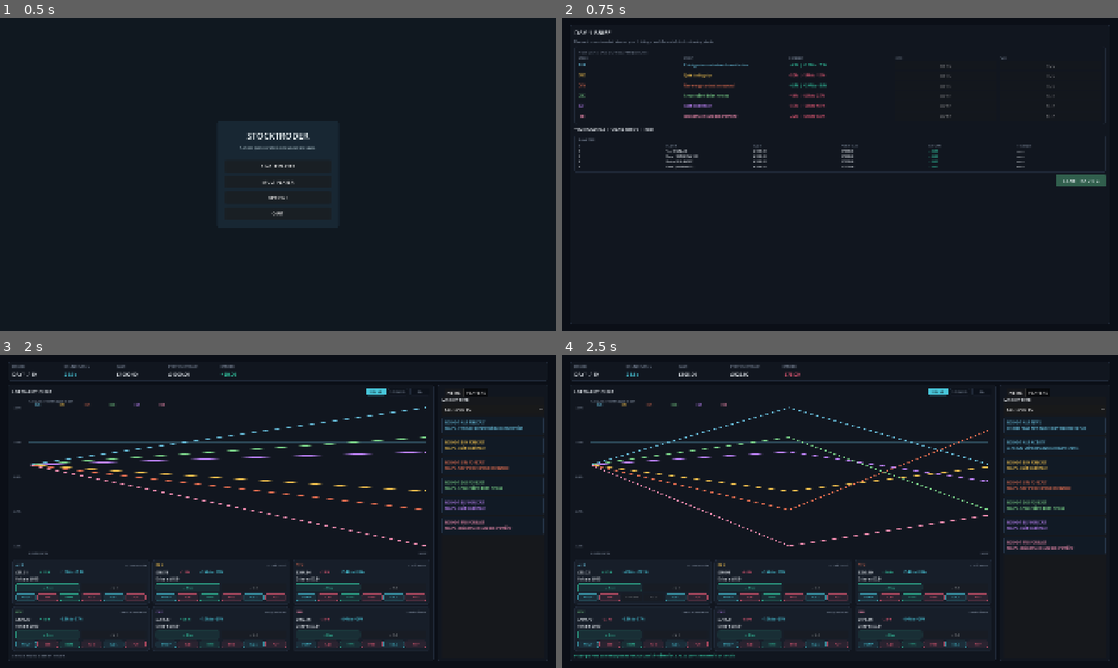
Above: before the commit, frames 1-4 (two rows, left to right).
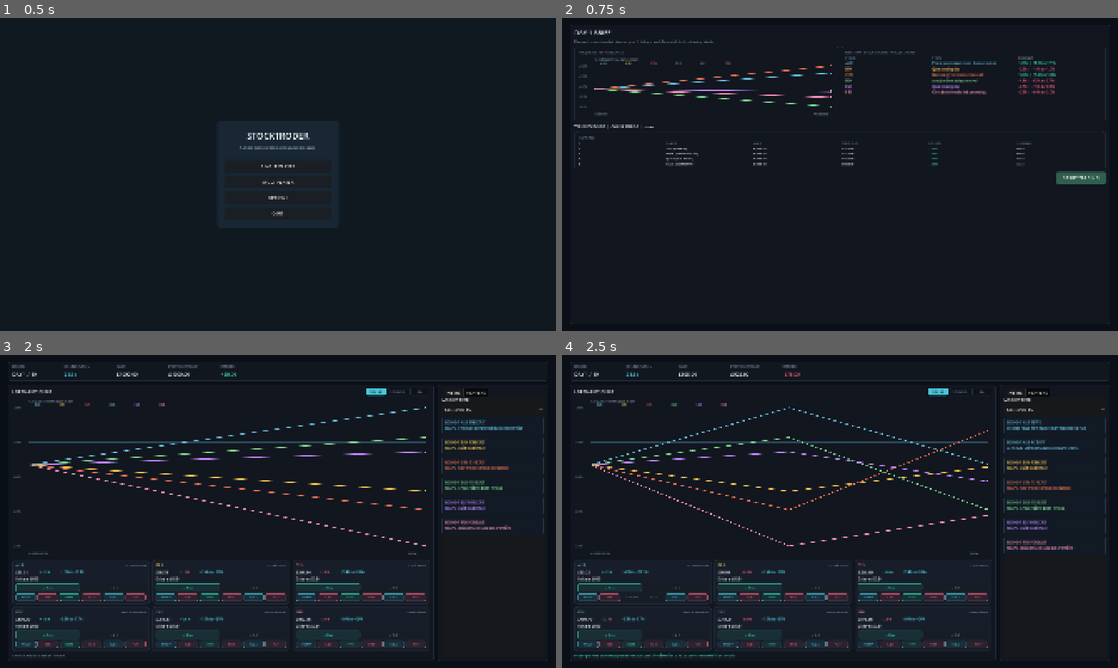
Above: after the commit, the same moments.

Repository: hardcoregandhi/stock-troder
Game: Godot game, scene res://scenes/main.tscn
Same seed, same stepped clock (60 frames per second), same inputs: the game is played once before the commit and once after it.
Inputs:
- Up to frame 1 (0.5 s): no input
- Up to frame 2 (0.75 s): click "SINGLE PLAYER" at 0.5 s
- Up to frame 3 (2 s): click "START TRADING" at 1.25 s
- Up to frame 4 (2.5 s): click "HYPE" at 2 s

Frame 1 is identical in both runs. In frame 2, 4.0% of the frame differs, in the area x 2-98%, y 10-54%; in frame 3, less than 0.1%; in frame 4, less than 0.1%.

Commit message:
Refine trading dashboard round views

Diff:
--- a/scripts/presentation/trading_dashboard.gd
+++ b/scripts/presentation/trading_dashboard.gd
@@ -71,9 +71,16 @@
 class StockHistoryChart extends Control:
 	var series: Array[Dictionary] = []
 	var grid_color := Color("2b4655")
+	var start_label := "ROUND OPEN"
+	var end_label := "NOW"
 
 	func set_series(new_series: Array[Dictionary]) -> void:
 		series = new_series.duplicate(true)
+		queue_redraw()
+
+	func set_axis_labels(new_start_label: String, new_end_label: String) -> void:
+		start_label = new_start_label
+		end_label = new_end_label
 		queue_redraw()
 
 	func _draw() -> void:
@@ -104,8 +111,8 @@
 			var x := area.position.x + area.size.x * float(index) / 4.0
 			draw_line(Vector2(x, area.position.y), Vector2(x, area.end.y), grid_color, 1.0)
 		draw_line(Vector2(area.position.x, area.end.y), Vector2(area.end.x, area.end.y), MUTED, 1.0)
-		draw_string(ThemeDB.fallback_font, Vector2(area.position.x, size.y - 10.0), "ROUND OPEN", HORIZONTAL_ALIGNMENT_LEFT, -1.0, 10, MUTED)
-		draw_string(ThemeDB.fallback_font, Vector2(area.end.x - 24.0, size.y - 10.0), "NOW", HORIZONTAL_ALIGNMENT_LEFT, -1.0, 10, MUTED)
+		draw_string(ThemeDB.fallback_font, Vector2(area.position.x, size.y - 10.0), start_label, HORIZONTAL_ALIGNMENT_LEFT, -1.0, 10, MUTED)
+		draw_string(ThemeDB.fallback_font, Vector2(area.end.x - 60.0, size.y - 10.0), end_label, HORIZONTAL_ALIGNMENT_LEFT, -1.0, 10, MUTED)
 		draw_string(ThemeDB.fallback_font, Vector2(area.position.x, 16.0), "% CHANGE FROM RANGE START", HORIZONTAL_ALIGNMENT_LEFT, -1.0, 10, MUTED)
 		for item in drawable_series:
 			var values: Array = item["values"]
@@ -689,14 +696,14 @@
 		market_actions.add_child(fud)
 		var call := Button.new()
 		call.text = "CALL"
-		call.tooltip_text = "Buy a one-round call at the current price. Premium depends on volatility."
+		call.tooltip_text = "Buy a one-round call at the current price. Premium reflects volatility and time remaining."
 		call.custom_minimum_size = Vector2(0, 25)
 		call.size_flags_horizontal = Control.SIZE_EXPAND_FILL
 		_style_action_button(call, ACCENT)
 		call.pressed.connect(_quick_call.bind(stock.symbol))
 		var put := Button.new()
 		put.text = "PUT"
-		put.tooltip_text = "Buy a one-round put at the current price. Premium depends on volatility."
+		put.tooltip_text = "Buy a one-round put at the current price. Premium reflects volatility and time remaining."
 		put.custom_minimum_size = Vector2(0, 25)
 		put.size_flags_horizontal = Control.SIZE_EXPAND_FILL
 		_style_action_button(put, NEGATIVE)
@@ -749,7 +756,7 @@
 		labels["fud"].text = "FUD ON" if fake_news_active and stock.fake_news_direction < 0 else "FUD"
 		labels["fud"].tooltip_text = "ACTIVE: uncertain negative planted news." if fake_news_active and stock.fake_news_direction < 0 else "Plant uncertain negative news for £75.00."
 		labels["fud"].disabled = not can_trade or fake_news_active or state.action_on_cooldown("fake_news", stock.symbol) or state.cash_pence < GameState.FAKE_NEWS_COST_PENCE
-		var option_premium := TradeService.option_premium_pence(stock)
+		var option_premium := TradeService.option_premium_pence(stock, session.option_time_remaining_ratio())
 		labels["call"].disabled = not can_trade or state.cash_pence < option_premium
 		labels["put"].disabled = not can_trade or state.cash_pence < option_premium
 
@@ -981,6 +988,19 @@
 	details_panel.size_flags_stretch_ratio = 1.0
 	upper.add_child(details_panel)
 	content.add_child(upper)
+	var lower := HBoxContainer.new()
+	lower.add_theme_constant_override("separation", 10)
+	lower.size_flags_vertical = Control.SIZE_EXPAND_FILL
+	lower.size_flags_stretch_ratio = 1.0
+	var news_panel := _build_debrief_news_panel(resolutions)
+	news_panel.size_flags_horizontal = Control.SIZE_EXPAND_FILL
+	news_panel.size_flags_vertical = Control.SIZE_EXPAND_FILL
+	lower.add_child(news_panel)
+	var rankings_panel := _build_rankings_panel(_display_rankings())
+	rankings_panel.size_flags_horizontal = Control.SIZE_EXPAND_FILL
+	rankings_panel.size_flags_vertical = Control.SIZE_EXPAND_FILL
+	lower.add_child(rankings_panel)
+	content.add_child(lower)
 	var action_bar := HBoxContainer.new()
 	action_bar.custom_minimum_size.y = 42
 	action_bar.alignment = BoxContainer.ALIGNMENT_END
@@ -1073,7 +1093,6 @@
 		]:
 			result_grid.add_child(value)
 	content.add_child(result_grid)
-	content.add_child(_build_rankings_panel(_display_rankings()))
 	return panel
 
 func _action_marker_text(resolution: Dictionary) -> String:
@@ -1127,7 +1146,20 @@
 	title.custom_minimum_size.y = 28
 	content.add_child(title)
 	content.add_child(_label("Review the next market stories, your holdings, and the match before trading starts.", 12, MUTED))
-	content.add_child(_next_day_outlook())
+	var upper := HBoxContainer.new()
+	upper.add_theme_constant_override("separation", 10)
+	upper.size_flags_vertical = Control.SIZE_SHRINK_BEGIN
+	upper.size_flags_stretch_ratio = 2.0
+	upper.custom_minimum_size.y = 260
+	var chart_panel := _build_brief_chart()
+	chart_panel.size_flags_horizontal = Control.SIZE_EXPAND_FILL
+	chart_panel.size_flags_stretch_ratio = 1.0
+	upper.add_child(chart_panel)
+	var outlook_panel := _next_day_outlook()
+	outlook_panel.size_flags_horizontal = Control.SIZE_EXPAND_FILL
+	outlook_panel.size_flags_stretch_ratio = 1.0
+	upper.add_child(outlook_panel)
+	content.add_child(upper)
 	content.add_child(_label("YOUR HOLDINGS  |  CASH %s  |  %s" % [_format_pence(session.game_state.cash_pence), _holdings_text(session.game_state)], 13, TEXT))
 	content.add_child(_build_rankings_panel(_display_rankings()))
 	var action_bar := HBoxContainer.new()
@@ -1230,6 +1262,7 @@
 func _build_debrief_chart(resolutions: Array[Dictionary]) -> Control:
 	var panel := _panel()
 	var content := VBoxContainer.new()
+	content.size_flags_vertical = Control.SIZE_EXPAND_FILL
 	debrief_chart_tabs = HBoxContainer.new()
 	debrief_chart_tabs.add_theme_constant_override("separation", 8)
 	var day_tab := Button.new()
@@ -1244,14 +1277,38 @@
 	debrief_chart = StockHistoryChart.new()
 	debrief_chart.custom_minimum_size = Vector2(0, 190)
 	debrief_chart.size_flags_horizontal = Control.SIZE_EXPAND_FILL
+	debrief_chart.size_flags_vertical = Control.SIZE_EXPAND_FILL
 	content.add_child(debrief_chart)
-	var news_panel := _build_debrief_news_panel(resolutions)
-	news_panel.custom_minimum_size.y = 112
-	news_panel.size_flags_vertical = Control.SIZE_SHRINK_BEGIN
-	content.add_child(news_panel)
 	panel.add_child(content)
 	_show_debrief_chart(false)
 	return panel
+
+func _build_brief_chart() -> Control:
+	var panel := _panel()
+	var content := VBoxContainer.new()
+	content.add_theme_constant_override("separation", 5)
+	content.size_flags_vertical = Control.SIZE_EXPAND_FILL
+	content.add_child(_label("PROJECTED PERFORMANCE", 12, MUTED))
+	var projection_chart := StockHistoryChart.new()
+	projection_chart.custom_minimum_size = Vector2(0, 190)
+	projection_chart.size_flags_horizontal = Control.SIZE_EXPAND_FILL
+	projection_chart.size_flags_vertical = Control.SIZE_EXPAND_FILL
+	projection_chart.set_axis_labels("CURRENT", "PROJECTED")
+	projection_chart.set_series(_projected_graph_series())
+	content.add_child(projection_chart)
+	panel.add_child(content)
+	return panel
+
+func _projected_graph_series() -> Array[Dictionary]:
+	var result: Array[Dictionary] = []
+	for index in session.game_state.stocks.size():
+		var stock: StockData = session.game_state.stocks[index]
+		result.append({
+			"symbol": stock.symbol,
+			"values": [0.0, stock.projection_change * 100.0],
+			"color": StockData.color_for_index(index),
+		})
+	return result
 
 func _show_debrief_chart(game_so_far: bool) -> void:
 	if debrief_chart == null:
@@ -1292,15 +1349,13 @@
 	var content := VBoxContainer.new()
 	content.add_child(_label("NEXT DAY STOCK STORIES / PROJECTIONS", 12, MUTED))
 	var grid := GridContainer.new()
-	grid.columns = 5
+	grid.columns = 3
 	grid.add_theme_constant_override("h_separation", 10)
 	grid.add_theme_constant_override("v_separation", 4)
 	for header in [
 		_column_label("STOCK", 70),
 		_column_label("STORY", 0),
 		_column_label("FORECAST", 150),
-		_column_label("HYPE", 60),
-		_column_label("FUD", 60),
 	]:
 		header.size_flags_horizontal = Control.SIZE_EXPAND_FILL
 		grid.add_child(header)
@@ -1317,20 +1372,6 @@
 		var forecast := _label("%+.1f%%  |  %+.1f%% to %+.1f%%" % [stock.projection_change * 100.0, stock.projection_low * 100.0, stock.projection_high * 100.0], 11, POSITIVE if stock.projection_change >= 0.0 else NEGATIVE)
 		forecast.custom_minimum_size.x = 150
 		grid.add_child(forecast)
-		var fake_positive := Button.new()
-		fake_positive.text = "HYPE"
-		fake_positive.custom_minimum_size.x = 60
-		fake_positive.tooltip_text = "Available during trading: plant uncertain positive news for £75.00."
-		fake_positive.pressed.connect(_quick_fake_news.bind(stock.symbol, 1))
-		fake_positive.disabled = true
-		grid.add_child(fake_positive)
-		var fake_negative := Button.new()
-		fake_negative.text = "FUD"
-		fake_negative.custom_minimum_size.x = 60
-		fake_negative.tooltip_text = "Available during trading: plant uncertain negative news for £75.00."
-		fake_negative.pressed.connect(_quick_fake_news.bind(stock.symbol, -1))
-		fake_negative.disabled = true
-		grid.add_child(fake_negative)
 	content.add_child(grid)
 	panel.add_child(content)
 	return panel
